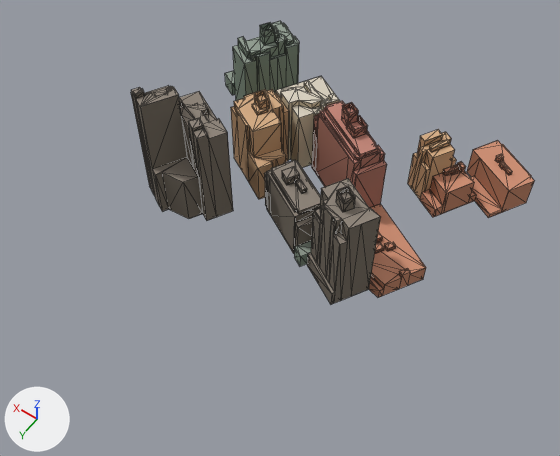
The glTF model public/models/washington-city/tile-1_-4.glb, before and after one commit.
Camera for both pictures: a 50 mm lens placed at (106.0, 923.0, 383.0), pointed at (267.0, 697.0, 28.0). Arrows for +X, +Y and +Z are at lower left; the lights stay in place. The older version comes first. Mesh edges are drawn as thin lines. Where no turn or scale is listed for an object, it has been applied to the vertices. Vertices at exactly the same position are counted once.

Script lines for the objects in view, before the commit:
```python
me_mesh_1 = bpy.data.meshes.new('Mesh_1')
me_mesh_1.from_pydata(...)  # 1014 vertices, 1014 faces; spans x -112.0..112.0, y -80.0..80.0, z -45.0..45.0
me_mesh_1.materials.append(mat_city_ground)
me_mesh_2 = bpy.data.meshes.new('Mesh_2')
me_mesh_2.from_pydata(...)  # 821 vertices, 607 faces; spans x -112.0..112.0, y -80.0..80.0, z -44.0..44.0
me_mesh_2.materials.append(mat_city_ground)
ob_roof = bpy.data.objects.new('roof', me_mesh_2)
ob_roof.location = (274.9, 634.0, 48.5)
ob_wall = bpy.data.objects.new('wall', me_mesh_1)
ob_wall.location = (274.9, 634.0, 46.6)
```
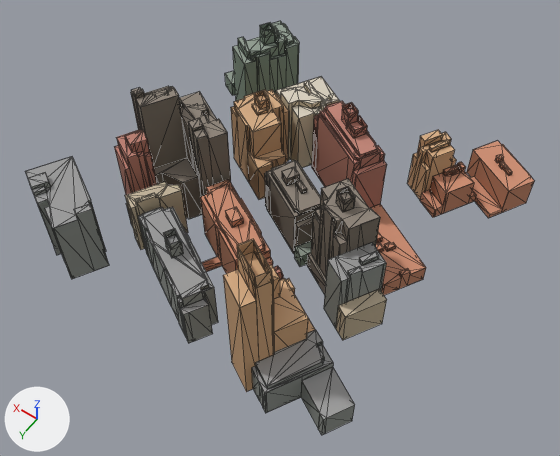
Where the newer file only moved an object's origin or applied its transform, the numbers keep the older frame.

Edits to the bpy script that builds the scene:
```text
Change me_mesh_1:
    used by ob_wall; location = (274.9, 634.0, 46.6)
    remove me_mesh_1.from_pydata(...)  # 1014 vertices, 1014 faces; spans x -112.0..112.0, y -80.0..80.0, z -45.0..45.0
    add me_mesh_1.from_pydata(...)  # 1652 vertices, 1654 faces; spans x -112.0..125.0, y -80.0..151.0, z -46.0..58.0
    me_mesh_1 part 1: the loose piece of 8 vertices spanning x -60.0..-51.0, y -43.0..-30.0, z -7.0..-4.0 is copied, and the copy is scaled about its middle by (0.809, 0.754, 1.14), then moved by (-12.0, 104.0, 10.0); it spans x -72.0..-64.0, y 62.0..73.0, z 3.0..6.0
    me_mesh_1 part 2: the loose piece of 8 vertices spanning x -50.0..-41.0, y 53.0..62.0, z 29.0..33.0 is copied, and the copy is moved by (56.0, 24.0, -34.0); it spans x 5.0..16.0, y 77.0..87.0, z -6.0..-1.0
    me_mesh_1 part 3: the loose piece of 8 vertices spanning x 40.0..49.0, y 5.0..14.0, z 13.0..16.0 is copied, and the copy is scaled about its middle by (1.18, 1.16, 3.68), then moved by (-20.0, 108.0, -14.0); it spans x 19.0..30.0, y 112.0..122.0, z -5.0..6.0
    me_mesh_1 part 4: the loose piece of 8 vertices spanning x 40.0..49.0, y 5.0..14.0, z 13.0..16.0 is copied, and the copy is moved by (-20.0, 108.0, -10.0); it spans x 19.0..29.0, y 113.0..122.0, z 2.0..6.0
    me_mesh_1 part 5: 606 vertices added at x -101.0..125.0, y 54.0..151.0, z -45.0..58.0
    other edits to the shape of me_mesh_1 do not show in these pictures
Change me_mesh_2:
    used by ob_roof; location = (274.9, 634.0, 48.5)
    remove me_mesh_2.from_pydata(...)  # 821 vertices, 607 faces; spans x -112.0..112.0, y -80.0..80.0, z -44.0..44.0
    add me_mesh_2.from_pydata(...)  # 1277 vertices, 959 faces; spans x -112.0..125.0, y -80.0..151.0, z -44.0..56.0
    me_mesh_2 part 6: 444 vertices added at x -101.0..125.0, y 54.0..151.0, z -41.0..56.0
    other edits to the shape of me_mesh_2 do not show in these pictures
```

Boxes (x1, y1, x2, y2) around the edits, measured in the pictures (560 x 456 px):
'wall', reshaped (25% wider, 46% taller)
    before: (131, 23, 534, 304)
    after: (31, 23, 534, 435)
'roof', reshaped (26% wider, 46% taller)
    before: (131, 21, 534, 293)
    after: (25, 21, 534, 419)
part 1 of me_mesh_1, added
    after: (359, 256, 379, 266)
part 2 of me_mesh_1, added
    after: (225, 211, 243, 227)
part 3 of me_mesh_1, added
    after: (163, 233, 183, 258)
part 4 of me_mesh_1, added
    after: (164, 229, 180, 241)
part 5 of me_mesh_1, added
    after: (31, 133, 387, 435)
part 6 of me_mesh_2, added
    after: (25, 130, 387, 419)
